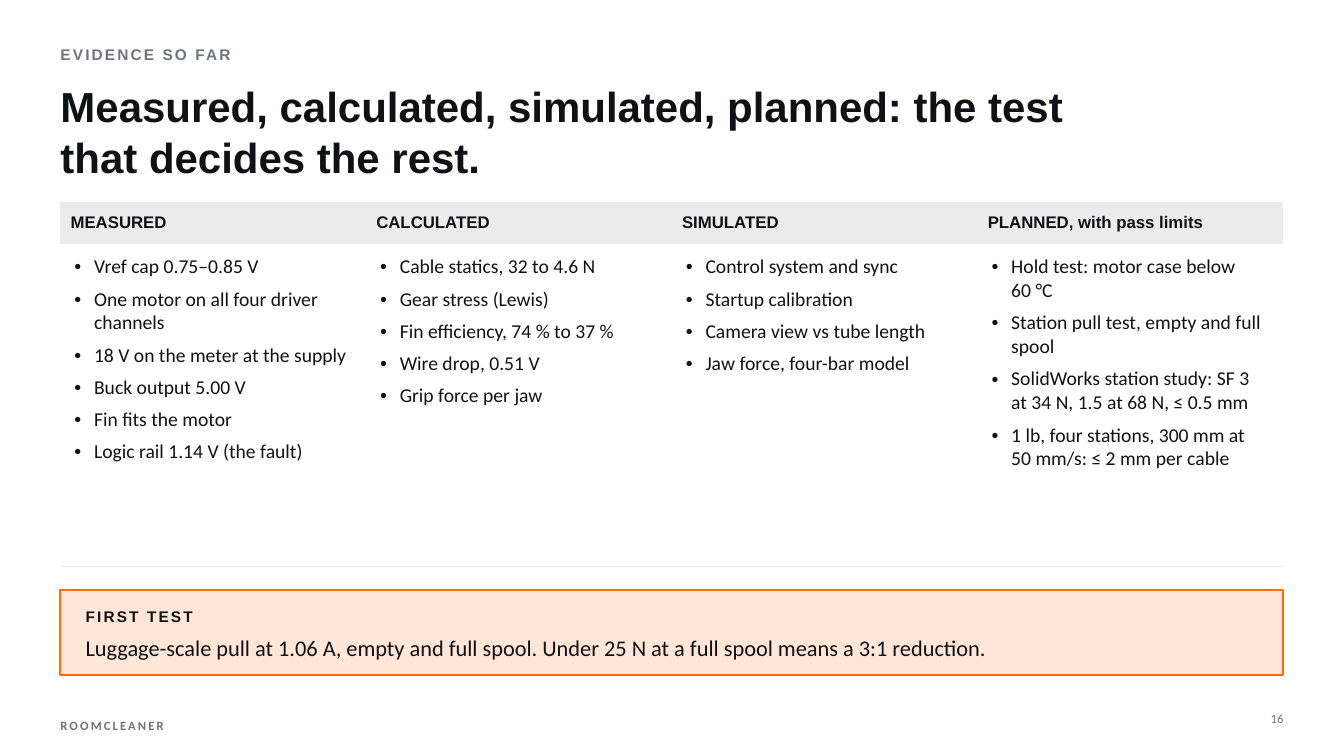
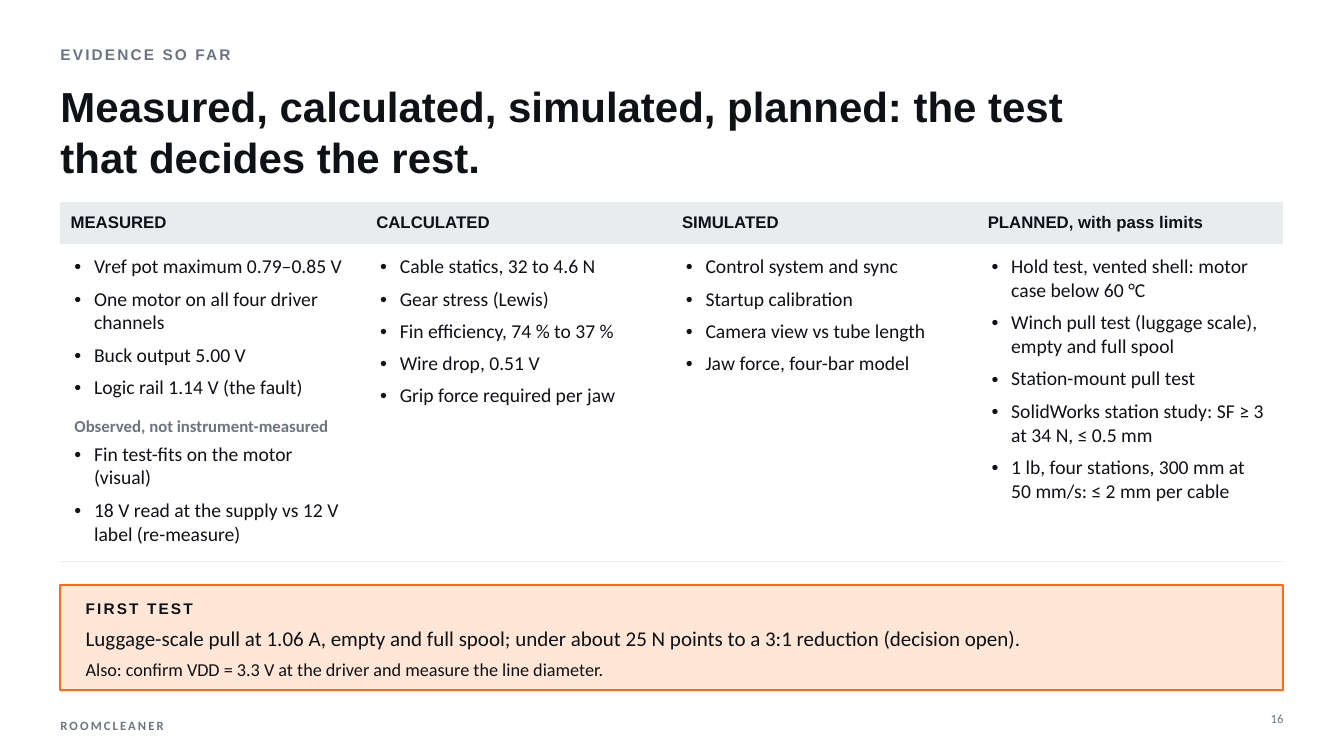
Before and after one commit to Jaspario1199/RoomCleaner, a slide deck: slide 16 of docs/presentation/deck/RoomCleaner_SpaceX_draft.pptx. Drawn at 1344x756 pixels with LibreOffice and Linux fonts; fonts in the diff are those of the drawing. Boxes give left, top, right and bottom in pixels: in the first picture for what was removed or moved away, otherwise in the second. Text is boxed around its words. In the diff, an @@ line names an element or a change of style, - is before the commit and + after.

```diff
--- a/docs/presentation/deck/RoomCleaner_SpaceX_draft.pptx
+++ b/docs/presentation/deck/RoomCleaner_SpaceX_draft.pptx
@@ table at [60,202,1282,548] @@
-row 2: Vref cap 0.75–0.85 V / One motor on all four driver channels / 18 V on the meter at the supply / Buck output 5.00 V / Fin fits the motor / Logic rail 1.14 V (the fault) | Cable statics, 32 to 4.6 N / Gear stress (Lewis) / Fin efficiency, 74 % to 37 % / Wire drop, 0.51 V / Grip force per jaw | Control system and sync / Startup calibration / Camera view vs tube length / Jaw force, four-bar model | Hold test: motor case below 60 °C / Station pull test, empty and full spool / SolidWorks station study: SF 3 at 34 N, 1.5 at 68 N, ≤ 0.5 mm / 1 lb, four stations, 300 mm at 50 mm/s: ≤ 2 mm per cable
+row 2: Vref pot maximum 0.79–0.85 V / One motor on all four driver channels / Buck output 5.00 V / Logic rail 1.14 V (the fault) / Observed, not instrument-measured / Fin test-fits on the motor (visual) / 18 V read at the supply vs 12 V label (re-measure) | Cable statics, 32 to 4.6 N / Gear stress (Lewis) / Fin efficiency, 74 % to 37 % / Wire drop, 0.51 V / Grip force required per jaw | Control system and sync / Startup calibration / Camera view vs tube length / Jaw force, four-bar model | Hold test, vented shell: motor case below 60 °C / Winch pull test (luggage scale), empty and full spool / Station-mount pull test / SolidWorks station study: SF ≥ 3 at 34 N, ≤ 0.5 mm / 1 lb, four stations, 300 mm at 50 mm/s: ≤ 2 mm per cable
@@ rectangle: place and size @@
-rectangle at [60,590,1284,676]
+rectangle at [60,585,1284,691]
@@ text "FIRST TEST": place and size @@
-text "FIRST TEST" at [86,611,193,622]
+text "FIRST TEST" at [86,603,193,614]
@@ text at [86,631,1020,650]: text changed; size 16 to 15 pt @@
-Luggage-scale pull at 1.06 A, empty and full spool. Under 25 N at a full spool means a 3:1 reduction.
+Luggage-scale pull at 1.06 A, empty and full spool; under about 25 N points to a 3:1 reduction (decision open).
@@ text added at [86,663,603,676], 13 pt, text #0E1116 @@
+Also: confirm VDD = 3.3 V at the driver and measure the line diameter.
```
Also in this commit, not shown: 21 other slides changed, 5 other files.
